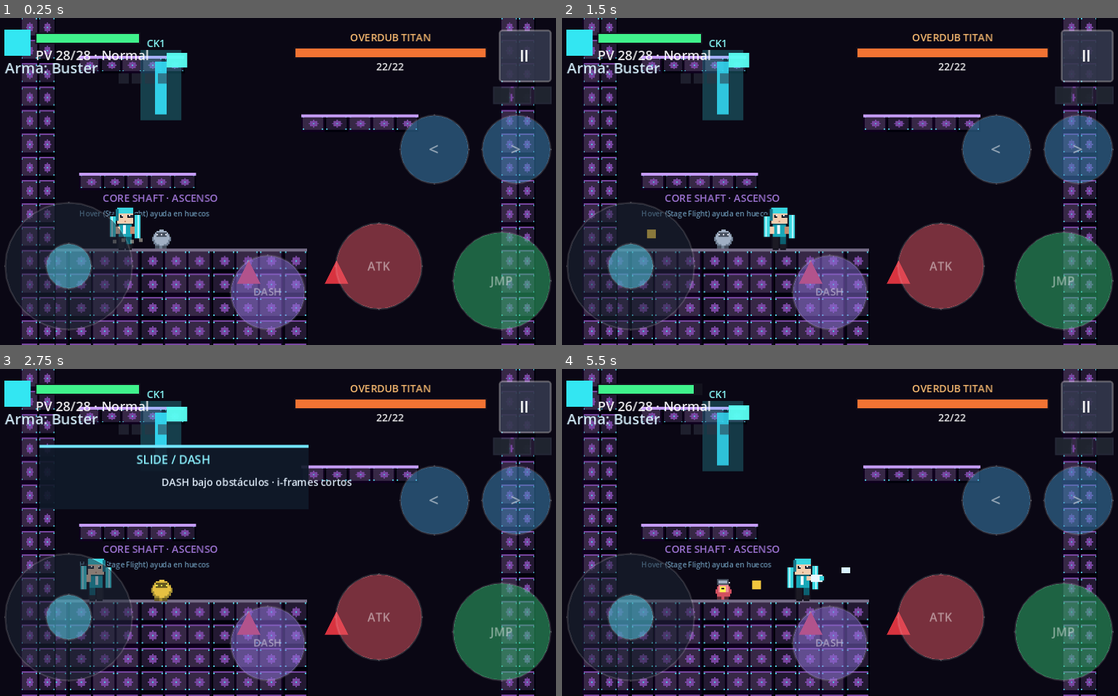
Above: before the commit, frames 1-4 (two rows, left to right).
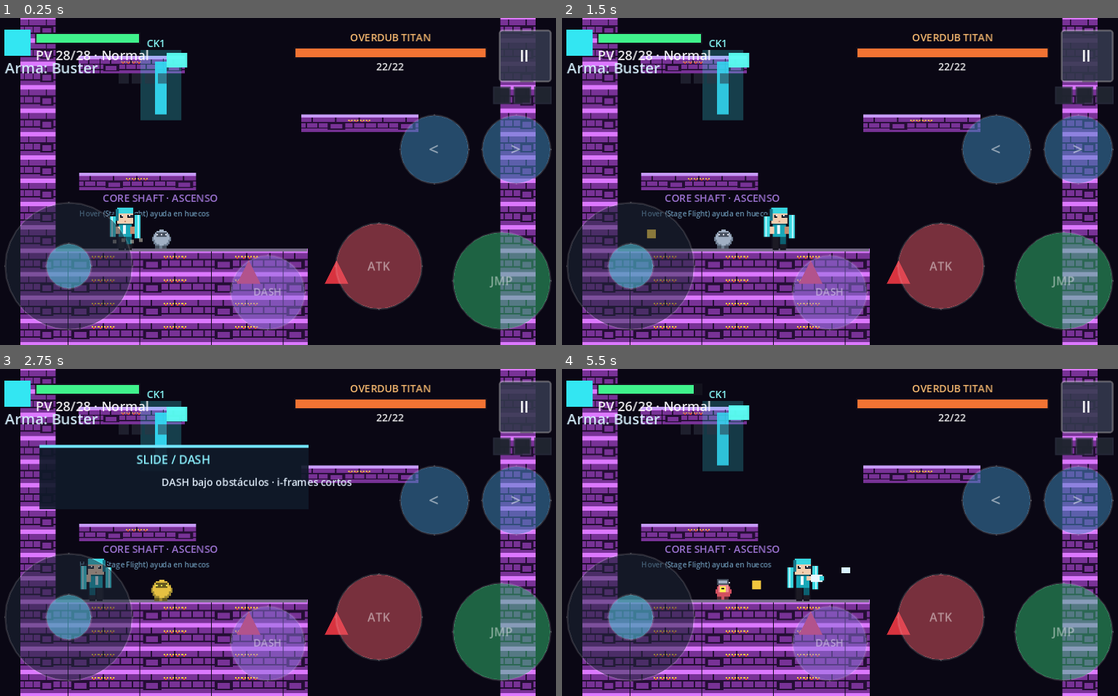
Above: after the commit, the same moments.

Repository: Awosemizer/stage-crash-v-idol-challenge
Game: Godot game, scene res://scenes/levels/LevelCoreShaft.tscn
The game is run twice, just before and just after one commit, with the same random seed, the same clock (stepped at 60 frames per second) and the same inputs. This scene is started directly instead of the project's main scene.
Inputs (mouse positions are in pixels of both pictures, inside the frame that each line leads up to):
- Up to frame 1 (0.25 s): no input
- Up to frame 2 (1.5 s): tap Enter (ui_accept) at 0.5 s; move the mouse to (967, 165) at 0.52 s; hold D (move_right) 0.53-1.25 s; hold X (attack) 0.53-1.25 s; click (967, 165) at 0.67 s; tap Z (jump) at 0.77 s; drag from (723, 197) to (723, 86) at 1.27 s
- Up to frame 3 (2.75 s): move the mouse to (333, 460) at 2.02 s; hold A (move_left) from 2.03 s (still down); hold X (attack) from 2.03 s (still down); tap C (slide) at 2.1 s
- Up to frame 4 (5.5 s): release A (move_left) at 2.75 s; release X (attack) at 2.75 s; drag from (812, 597) to (678, 571) at 2.77 s; move the mouse to (1012, 581) at 3.52 s; hold D (move_right) 3.53-4.25 s; hold X (attack) 3.53-4.25 s; tap Q (weapon_prev) at 3.6 s; tap Z (jump) at 3.77 s; drag from (667, 483) to (723, 588) at 4.27 s; move the mouse to (867, 532) at 5.02 s; hold D (move_right) from 5.03 s (still down); hold 2 from 5.03 s (still down); click (867, 532) at 5.17 s; tap X (attack) at 5.3 s

The runs differ from the first frame. In frame 1, 21% of the frame differs, in the area x 3-97%, y 0-100%; in frame 2, 21%; in frame 3, 21%; in frame 4, 21%.

Commit message:
v0.41: original boss sprites and stage tiles
48x64 idle and attack sheets for the eight Robot Masters plus a CORE-9 hologram, and 16x16 stage floors. Combat numbers and hitboxes stay the same.

Diff:
--- a/game/project.godot
+++ b/game/project.godot
@@ -7,7 +7,7 @@
 
 config/name="Stage Crash: V-Idol Challenge"
 config/description="Mega Man X-style 2D side-scroller featuring Hatsune Miku and Kasane Teto. Prototype vertical slice."
-config/version="0.40.0-proto"
+config/version="0.41.0-proto"
 run/main_scene="res://scenes/ui/TitleScreen.tscn"
 config/features=PackedStringArray("4.5", "Forward Plus")
 config/icon="res://icon.svg"
--- a/game/scripts/art/ArtKit.gd
+++ b/game/scripts/art/ArtKit.gd
@@ -139,8 +139,8 @@
 	spr.texture = tex
 	spr.centered = true
 	spr.texture_filter = CanvasItem.TEXTURE_FILTER_NEAREST
-	# Boss ColorRects are typically offset_top=-36 bottom=0 → feet at y=0, center ~-18
-	spr.position = Vector2(0, -18)
+	# Feet stay at y=0 (collision unchanged). Center of a 64px frame is -32.
+	spr.position = Vector2(0, -float(BOSS_FRAME_H) * 0.5)
 	set_boss_pose(spr, 0)
 	parent.add_child(spr)
 	parent.move_child(spr, 0)
@@ -189,18 +189,20 @@
 	return tr
 
 
-const BOSS_FRAME_W := 24
-const BOSS_FRAME_H := 36
+const BOSS_FRAME_W := 48
+const BOSS_FRAME_H := 64
 const RUN_FRAMES := 8
 
 
 static func set_boss_pose(sprite: Sprite2D, pose: int = 0) -> void:
-	## pose 0 = idle, 1 = attack/telegraph (sheet is 48×36).
+	## pose 0 = idle, 1 = attack/telegraph (sheet is 96×64).
 	if sprite == null or sprite.texture == null:
 		return
 	sprite.region_enabled = true
 	var p := clampi(pose, 0, 1)
 	sprite.region_rect = Rect2(p * BOSS_FRAME_W, 0, BOSS_FRAME_W, BOSS_FRAME_H)
+	# Keep feet on the collision origin if an older 36px offset was cached.
+	sprite.position.y = -float(BOSS_FRAME_H) * 0.5
 
 
 static func setup_stage_parallax(parallax_root: Node2D, theme: String, level_width: float) -> void:
--- a/game/scripts/ui/TitleScreen.gd
+++ b/game/scripts/ui/TitleScreen.gd
@@ -144,7 +144,7 @@
 
 	var ver := Label.new()
 	ver.name = "Version"
-	ver.text = "v0.40.0-proto · idols"
+	ver.text = "v0.41.0-proto · bosses"
 	ver.horizontal_alignment = HORIZONTAL_ALIGNMENT_CENTER
 	ver.add_theme_font_size_override("font_size", 8)
 	ver.modulate = Color(0.55, 0.6, 0.7, 0.75)
--- a/game/tools_validate.gd
+++ b/game/tools_validate.gd
@@ -3685,7 +3685,7 @@
 
 	# --- v0.20 landscape + Beatfire touch playability ---
 	var proj := FileAccess.get_file_as_string("res://project.godot")
-	if 'config/version="0.32.0-proto"' not in proj and 'config/ …(619 unchanged characters)… nfig/version="0.40.0-proto"' not in proj:
+	if 'config/version="0.32.0-proto"' not in proj and 'config/ …(619 unchanged characters)… nfig/version="0.40.0-proto"' not in proj and 'config/version="0.41.0-proto"' not in proj:
 		errors.append("project.godot version should be 0.28.0-proto+")
 	else:
 		print("OK project version present")
@@ -3963,7 +3963,7 @@
 	else:
 		print("OK RefrainUnit fairer contact")
 	var title_25 := FileAccess.get_file_as_string("res://scripts/ui/TitleScreen.gd")
-	if "tight" not in title_25 and "0.25" not in title_25 and "0.26" not in title_25 and "0.27" not in title_25 and "0.28" not in title_25 and "0.29" not in title_25:
+	if "tight" not in title_25 and "0.25" not in title_25 and "0.26" not in title_25 and "0.27" not in title_25 and "0.28" not in title_25 and "0.29" not in title_25 and "0.41" not in title_25:
 		errors.append("TitleScreen should handle tight landscape / show 0.25+")
 	else:
 		print("OK TitleScreen tight/version")
@@ -4042,7 +4042,7 @@
 	else:
 		print("OK BusterShot hitstop hook")
 	var title_26 := FileAccess.get_file_as_string("res://scripts/ui/TitleScreen.gd")
-	if "0.26" not in title_26 and "0.27" not in title_26 and "0.28" not in title_26 and "0.29" not in title_26:
+	if "0.26" not in title_26 and "0.27" not in title_26 and "0.28" not in title_26 and "0.29" not in title_26 and "0.41" not in title_26:
 		errors.append("TitleScreen version should mention 0.26+")
 	else:
 		print("OK TitleScreen 0.26")
@@ -4106,12 +4106,12 @@
 	else:
 		print("OK Level01 checkpoints")
 	var title_27 := FileAccess.get_file_as_string("res://scripts/ui/TitleScreen.gd")
-	if "0.27" not in title_27 and "0.28" not in title_27 and "0 …(250 unchanged characters)… t in title_27 and "0.40" not in title_27:
+	if "0.27" not in title_27 and "0.28" not in title_27 and "0 …(250 unchanged characters)… t in title_27 and "0.40" not in title_27 and "0.41" not in title_27:
 		errors.append("TitleScreen version should mention 0.27+")
 	else:
 		print("OK TitleScreen 0.27+")
 	var proj_27 := FileAccess.get_file_as_string("res://project.godot")
-	if 'config/version="0.27.0-proto"' not in proj_27 and 'conf …(562 unchanged characters)… g/version="0.40.0-proto"' not in proj_27:
+	if 'config/version="0.27.0-proto"' not in proj_27 and 'conf …(562 unchanged characters)… g/version="0.40.0-proto"' not in proj_27 and 'config/version="0.41.0-proto"' not in proj_27:
 		errors.append("project.godot version should be 0.27+/0.28")
 	else:
 		print("OK project 0.27+")
@@ -4192,12 +4192,12 @@
 	else:
 		print("OK TouchControls scaled gaps")
 	var title_28 := FileAccess.get_file_as_string("res://scripts/ui/TitleScreen.gd")
-	if "0.28" not in title_28 and "0.29" not in title_28 and "0 …(223 unchanged characters)… t in title_28 and "0.40" not in title_28:
+	if "0.28" not in title_28 and "0.29" not in title_28 and "0 …(223 unchanged characters)… t in title_28 and "0.40" not in title_28 and "0.41" not in title_28:
 		errors.append("TitleScreen version should mention 0.28+")
 	else:
 		print("OK TitleScreen 0.28")
 	var proj_28 := FileAccess.get_file_as_string("res://project.godot")
-	if 'config/version="0.28.0-proto"' not in proj_28 and 'conf …(511 unchanged characters)… g/version="0.40.0-proto"' not in proj_28:
+	if 'config/version="0.28.0-proto"' not in proj_28 and 'conf …(511 unchanged characters)… g/version="0.40.0-proto"' not in proj_28 and 'config/version="0.41.0-proto"' not in proj_28:
 		errors.append("project.godot version should be 0.28+/0.29")
 	else:
 		print("OK project 0.28")
@@ -4287,12 +4287,12 @@
 	else:
 		print("OK Heart ending button")
 	var title_29 := FileAccess.get_file_as_string("res://scripts/ui/TitleScreen.gd")
-	if "0.29" not in title_29 and "0.30" not in title_29 and "0 …(196 unchanged characters)… t in title_29 and "0.40" not in title_29:
+	if "0.29" not in title_29 and "0.30" not in title_29 and "0 …(196 unchanged characters)… t in title_29 and "0.40" not in title_29 and "0.41" not in title_29:
 		errors.append("TitleScreen version should mention 0.29+")
 	else:
 		print("OK TitleScreen 0.29+")
 	var proj_29 := FileAccess.get_file_as_string("res://project.godot")
-	if 'config/version="0.29.0-proto"' not in proj_29 and 'conf …(460 unchanged characters)… g/version="0.40.0-proto"' not in proj_29:
+	if 'config/version="0.29.0-proto"' not in proj_29 and 'conf …(460 unchanged characters)… g/version="0.40.0-proto"' not in proj_29 and 'config/version="0.41.0-proto"' not in proj_29:
 		errors.append("project.godot version should be 0.29+/0.30")
 	else:
 		print("OK project 0.29+")
@@ -4472,12 +4472,12 @@
 		errors.append("AudioManager could not be mounted for missing-stream test")
 
 	var title_30 := FileAccess.get_file_as_string("res://scripts/ui/TitleScreen.gd")
-	if "0.30" not in title_30 and "0.31" not in title_30 and "0.32" not in title_30 and "0.33" not in title_30 and "0.34" not in title_30 and "0.35" not in title_30 and "0.36" not in title_30 and "0.37" not in title_30 and "0.38" not in title_30 and "0.40" not in title_30:
+	if "0.30" not in title_30 and "0.31" not in title_30 and "0.32" not in title_30 and "0.33" not in title_30 and "0.34" not in title_30 and "0.35" not in title_30 and "0.36" not in title_30 and "0.37" not in title_30 and "0.38" not in title_30 and "0.40" not in title_30 and "0.41" not in title_30:
 		errors.append("TitleScreen version should mention 0.30+")
 	else:
 		print("OK TitleScreen 0.30")
 	var proj_30 := FileAccess.get_file_as_string("res://project.godot")
-	if 'config/version="0.30.0-proto"' not in proj_30 and 'conf …(409 unchanged characters)… g/version="0.40.0-proto"' not in proj_30:
+	if 'config/version="0.30.0-proto"' not in proj_30 and 'conf …(409 unchanged characters)… g/version="0.40.0-proto"' not in proj_30 and 'config/version="0.41.0-proto"' not in proj_30:
 		errors.append("project.godot version should be 0.30+")
 	else:
 		print("OK project 0.30")
@@ -4519,12 +4519,12 @@
 	else:
 		print("OK boss fairness v0.31")
 	var title_31 := FileAccess.get_file_as_string("res://scripts/ui/TitleScreen.gd")
-	if "0.31" not in title_31 and "0.32" not in title_31 and "0.33" not in title_31 and "0.34" not in title_31 and "0.35" not in title_31 and "0.36" not in title_31 and "0.37" not in title_31 and "0.38" not in title_31 and "0.40" not in title_31:
+	if "0.31" not in title_31 and "0.32" not in title_31 and "0.33" not in title_31 and "0.34" not in title_31 and "0.35" not in title_31 and "0.36" not in title_31 and "0.37" not in title_31 and "0.38" not in title_31 and "0.40" not in title_31 and "0.41" not in title_31:
 		errors.append("TitleScreen version should mention 0.31")
 	else:
 		print("OK TitleScreen 0.31")
 	var proj_31 := FileAccess.get_file_as_string("res://project.godot")
-	if 'config/version="0.31.0-proto"' not in proj_31 and 'conf …(358 unchanged characters)… g/version="0.40.0-proto"' not in proj_31:
+	if 'config/version="0.31.0-proto"' not in proj_31 and 'conf …(358 unchanged characters)… g/version="0.40.0-proto"' not in proj_31 and 'config/version="0.41.0-proto"' not in proj_31:
 		errors.append("project.godot version should be 0.31.0-proto")
 	else:
 		print("OK project 0.31")
@@ -4538,12 +4538,12 @@
 
 	# --- v0.32 menus / HUD / touch ---
 	var title_32 := FileAccess.get_file_as_string("res://scripts/ui/TitleScreen.gd")
-	if "0.32" not in title_32 and "0.33" not in title_32 and "0.34" not in title_32 and "0.35" not in title_32 and "0.36" not in title_32 and "0.37" not in title_32 and "0.38" not in title_32 and "0.40" not in title_32:
+	if "0.32" not in title_32 and "0.33" not in title_32 and "0.34" not in title_32 and "0.35" not in title_32 and "0.36" not in title_32 and "0.37" not in title_32 and "0.38" not in title_32 and "0.40" not in title_32 and "0.41" not in title_32:
 		errors.append("TitleScreen version should mention 0.32")
 	else:
 		print("OK TitleScreen 0.32")
 	var proj_32 := FileAccess.get_file_as_string("res://project.godot")
-	if 'config/version="0.32.0-proto"' not in proj_32 and 'conf …(307 unchanged characters)… g/version="0.40.0-proto"' not in proj_32:
+	if 'config/version="0.32.0-proto"' not in proj_32 and 'conf …(307 unchanged characters)… g/version="0.40.0-proto"' not in proj_32 and 'config/version="0.41.0-proto"' not in proj_32:
 		errors.append("project.godot version should be 0.32.0-proto")
 	else:
 		print("OK project 0.32")
@@ -4598,12 +4598,12 @@
 	else:
 		print("OK Static Veil single hit")
 	var title_33 := FileAccess.get_file_as_string("res://scripts/ui/TitleScreen.gd")
-	if "0.33" not in title_33 and "0.34" not in title_33 and "0.35" not in title_33 and "0.36" not in title_33 and "0.37" not in title_33 and "0.38" not in title_33 and "0.40" not in title_33:
+	if "0.33" not in title_33 and "0.34" not in title_33 and "0.35" not in title_33 and "0.36" not in title_33 and "0.37" not in title_33 and "0.38" not in title_33 and "0.40" not in title_33 and "0.41" not in title_33:
 		errors.append("TitleScreen version should mention 0.33")
 	else:
 		print("OK TitleScreen 0.33")
 	var proj_33 := FileAccess.get_file_as_string("res://project.godot")
-	if 'config/version="0.33.0-proto"' not in proj_33 and 'conf …(256 unchanged characters)… g/version="0.40.0-proto"' not in proj_33:
+	if 'config/version="0.33.0-proto"' not in proj_33 and 'conf …(256 unchanged characters)… g/version="0.40.0-proto"' not in proj_33 and 'config/version="0.41.0-proto"' not in proj_33:
 		errors.append("project.godot version should be 0.33.0-proto")
 	else:
 		print("OK project 0.33")
@@ -4645,12 +4645,12 @@
 	else:
 		print("OK pit-safe knockback")
 	var title_34 := FileAccess.get_file_as_string("res://scripts/ui/TitleScreen.gd")
-	if "0.34" not in title_34 and "0.35" not in title_34 and "0.36" not in title_34 and "0.37" not in title_34 and "0.38" not in title_34 and "0.40" not in title_34:
+	if "0.34" not in title_34 and "0.35" not in title_34 and "0.36" not in title_34 and "0.37" not in title_34 and "0.38" not in title_34 and "0.40" not in title_34 and "0.41" not in title_34:
 		errors.append("TitleScreen version should mention 0.34")
 	else:
 		print("OK TitleScreen 0.34")
 	var proj_34 := FileAccess.get_file_as_string("res://project.godot")
-	if 'config/version="0.34.0-proto"' not in proj_34 and 'conf …(205 unchanged characters)… g/version="0.40.0-proto"' not in proj_34:
+	if 'config/version="0.34.0-proto"' not in proj_34 and 'conf …(205 unchanged characters)… g/version="0.40.0-proto"' not in proj_34 and 'config/version="0.41.0-proto"' not in proj_34:
 		errors.append("project.godot version should be 0.34.0-proto")
 	else:
 		print("OK project 0.34")
@@ -4686,12 +4686,12 @@
 	else:
 		print("OK armor hover/parry")
 	var title_35 := FileAccess.get_file_as_string("res://scripts/ui/TitleScreen.gd")
-	if "0.35" not in title_35 and "0.36" not in title_35 and "0.37" not in title_35 and "0.38" not in title_35 and "0.40" not in title_35:
+	if "0.35" not in title_35 and "0.36" not in title_35 and "0.37" not in title_35 and "0.38" not in title_35 and "0.40" not in title_35 and "0.41" not in title_35:
 		errors.append("TitleScreen version should mention 0.35")
 	else:
 		print("OK TitleScreen 0.35")
 	var proj_35 := FileAccess.get_file_as_string("res://project.godot")
-	if 'config/version="0.35.0-proto"' not in proj_35 and 'conf …(154 unchanged characters)… g/version="0.40.0-proto"' not in proj_35:
+	if 'config/version="0.35.0-proto"' not in proj_35 and 'conf …(154 unchanged characters)… g/version="0.40.0-proto"' not in proj_35 and 'config/version="0.41.0-proto"' not in proj_35:
 		errors.append("project.godot version should be 0.35.0-proto")
 	else:
 		print("OK project 0.35")
@@ -4722,12 +4722,12 @@
 	else:
 		print("OK Core9 phase banner")
 	var title_36 := FileAccess.get_file_as_string("res://scripts/ui/TitleScreen.gd")
-	if "0.36" not in title_36 and "0.37" not in title_36 and "0.38" not in title_36 and "0.40" not in title_36:
+	if "0.36" not in title_36 and "0.37" not in title_36 and "0.38" not in title_36 and "0.40" not in title_36 and "0.41" not in title_36:
 		errors.append("TitleScreen version should mention 0.36")
 	else:
 		print("OK TitleScreen 0.36")
 	var proj_36 := FileAccess.get_file_as_string("res://project.godot")
-	if 'config/version="0.36.0-proto"' not in proj_36 and 'config/version="0.37.0-proto"' not in proj_36 and 'config/version="0.38.0-proto"' not in proj_36 and 'config/version="0.40.0-proto"' not in proj_36:
+	if 'config/version="0.36.0-proto"' not in proj_36 and 'config/version="0.37.0-proto"' not in proj_36 and 'config/version="0.38.0-proto"' not in proj_36 and 'config/version="0.40.0-proto"' not in proj_36 and 'config/version="0.41.0-proto"' not in proj_36:
 		errors.append("project.godot version should be 0.36.0-proto")
 	else:
 		print("OK project 0.36")
@@ -4768,12 +4768,12 @@
 	else:
 		print("OK weakness sting")
 	var title_37 := FileAccess.get_file_as_string("res://scripts/ui/TitleScreen.gd")
-	if "0.37" not in title_37 and "0.38" not in title_37 and "0.40" not in title_37:
+	if "0.37" not in title_37 and "0.38" not in title_37 and "0.40" not in title_37 and "0.41" not in title_37:
 		errors.append("TitleScreen version should mention 0.37")
 	else:
 		print("OK TitleScreen 0.37")
 	var proj_37 := FileAccess.get_file_as_string("res://project.godot")
-	if 'config/version="0.37.0-proto"' not in proj_37 and 'config/version="0.38.0-proto"' not in proj_37 and 'config/version="0.40.0-proto"' not in proj_37:
+	if 'config/version="0.37.0-proto"' not in proj_37 and 'config/version="0.38.0-proto"' not in proj_37 and 'config/version="0.40.0-proto"' not in proj_37 and 'config/version="0.41.0-proto"' not in proj_37:
 		errors.append("project.godot version should be 0.37.0-proto")
 	else:
 		print("OK project 0.37")
@@ -4800,12 +4800,12 @@
 	else:
 		print("OK HUD difficulty")
 	var title_38 := FileAccess.get_file_as_string("res://scripts/ui/TitleScreen.gd")
-	if "0.38" not in title_38 and "0.40" not in title_38:
+	if "0.38" not in title_38 and "0.40" not in title_38 and "0.41" not in title_38:
 		errors.append("TitleScreen version should mention 0.38")
 	else:
 		print("OK TitleScreen 0.38")
 	var proj_38 := FileAccess.get_file_as_string("res://project.godot")
-	if 'config/version="0.38.0-proto"' not in proj_38 and 'config/version="0.40.0-proto"' not in proj_38:
+	if 'config/version="0.38.0-proto"' not in proj_38 and 'config/version="0.40.0-proto"' not in proj_38 and 'config/version="0.41.0-proto"' not in proj_38:
 		errors.append("project.godot version should be 0.38.0-proto")
 	else:
 		print("OK project 0.38")
@@ -4839,12 +4839,12 @@
 	else:
 		print("OK shoot/saber frames")
 	var title_40 := FileAccess.get_file_as_string("res://scripts/ui/TitleScreen.gd")
-	if "0.40" not in title_40:
+	if "0.40" not in title_40 and "0.41" not in title_40:
 		errors.append("TitleScreen version should mention 0.40")
 	else:
 		print("OK TitleScreen 0.40")
 	var proj_40 := FileAccess.get_file_as_string("res://project.godot")
-	if 'config/version="0.40.0-proto"' not in proj_40:
+	if 'config/version="0.40.0-proto"' not in proj_40 and 'config/version="0.41.0-proto"' not in proj_40:
 		errors.append("project.godot version should be 0.40.0-proto")
 	else:
 		print("OK project 0.40")
@@ -4859,6 +4859,44 @@
 
 
 
+
+	# v0.41 boss + tile art
+	var art41 := FileAccess.get_file_as_string("res://scripts/art/ArtKit.gd")
+	if "BOSS_FRAME_W := 48" not in art41 or "BOSS_FRAME_H := 64" not in art41:
+		errors.append("ArtKit boss frames should be 48x64")
+	else:
+		print("OK boss frame constants")
+	var img41 := Image.new()
+	if img41.load("res://assets/sprites/bosses/beatfire.png") != OK or img41.get_width() != 96 or img41.get_height() != 64:
+		errors.append("beatfire.png should be 96x64 (idle+attack)")
+	else:
+		print("OK beatfire 96x64")
+	for bid in ["glitch_ice", "bassquake", "echo_wind", "neon_volt", "metronome", "chorus_bloom", "static_shadow", "core9"]:
+		var ib := Image.new()
+		if ib.load("res://assets/sprites/bosses/%s.png" % bid) != OK or ib.get_width() != 96 or ib.get_height() != 64:
+			errors.append("%s boss sheet should be 96x64" % bid)
+	var tile41 := Image.new()
+	if tile41.load("res://assets/sprites/tiles/beatfire.png") != OK or tile41.get_width() != 48 or tile41.get_height() != 16:
+		errors.append("beatfire tiles should stay 48x16")
+	else:
+		print("OK beatfire tiles")
+	var title_41 := FileAccess.get_file_as_string("res://scripts/ui/TitleScreen.gd")
+	if "0.41" not in title_41:
+		errors.append("TitleScreen version should mention 0.41")
+	else:
+		print("OK TitleScreen 0.41")
+	var proj_41 := FileAccess.get_file_as_string("res://project.godot")
+	if 'config/version="0.41.0-proto"' not in proj_41:
+		errors.append("project.godot version should be 0.41.0-proto")
+	else:
+		print("OK project 0.41")
+	var readme_41 := FileAccess.get_file_as_string("res://README.md")
+	if "0.41" not in readme_41:
+		errors.append("README should note 0.41")
+	else:
+		print("OK README 0.41")
+	print("OK v0.41 sprites")
+
 	if errors.is_empty():
 		print("VALIDATE_PASS")
 		quit(0)
Binary file changed: game/assets/sprites/bosses/bassquake.png
Binary file changed: game/assets/sprites/bosses/beatfire.png
Binary file changed: game/assets/sprites/bosses/chorus_bloom.png
Binary file changed: game/assets/sprites/bosses/core9.png
Binary file changed: game/assets/sprites/bosses/echo_wind.png
Binary file changed: game/assets/sprites/bosses/glitch_ice.png
Binary file changed: game/assets/sprites/bosses/metronome.png
Binary file changed: game/assets/sprites/bosses/neon_volt.png
Binary file changed: game/assets/sprites/bosses/overdub.png
Binary file changed: game/assets/sprites/bosses/refrain.png
Binary file changed: game/assets/sprites/bosses/static_shadow.png
Binary file changed: game/assets/sprites/tiles/bassquake.png
(and 13 more such lines)
